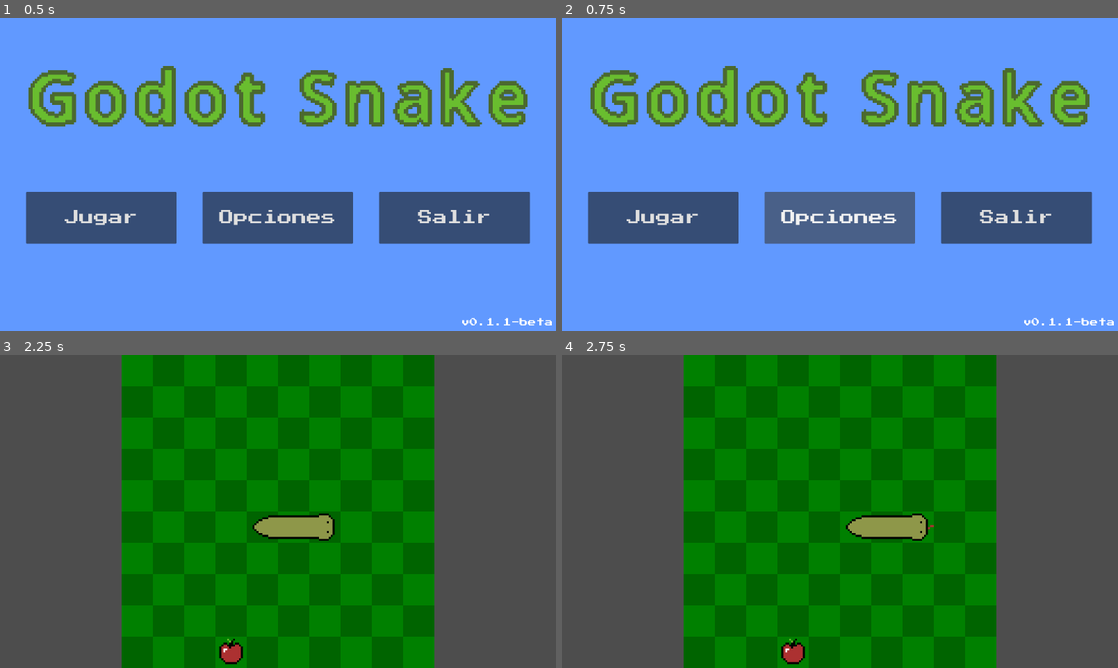
Above: before the commit, frames 1-4 (two rows, left to right).
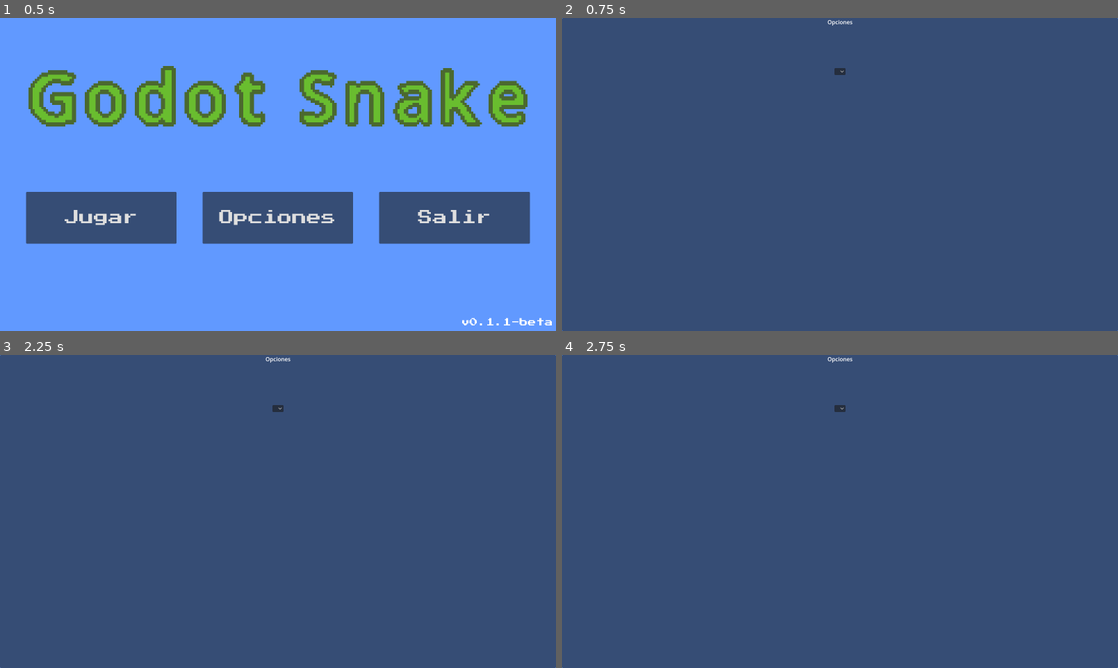
Above: after the commit, the same moments.

Repository: iTzFireFoxX/Godot-Snake
Game: Godot game, scene res://scenes/Main.tscn
Two runs of this game, one before a commit and one after it. Both use one fixed random seed, a clock stepped at 60 frames per second and the inputs below.
Inputs (mouse positions are in pixels of both pictures, inside the frame that each line leads up to):
- Up to frame 1 (0.5 s): no input
- Up to frame 2 (0.75 s): click "Opciones" at 0.5 s
- Up to frame 3 (2.25 s): click (278, 408) at 1.27 s; click (100, 555) at 2 s, where only the run before the commit has a clickable "Jugar"
- Up to frame 4 (2.75 s): no input

Frame 1 is identical in both runs. In frame 2, 88% of the frame differs, in the area x 0-100%, y 0-100%; in frame 3, 100%; in frame 4, 100%.

Commit message:
Reorganizacion nodo MainMenu

Diff:
--- a/scenes/MainMenu.tscn
+++ b/scenes/MainMenu.tscn
@@ -23,7 +23,7 @@
 color = Color(0.38039216, 0.6, 1, 1)
 metadata/_edit_use_anchors_ = true
 
-[node name="MenuContainer" type="AspectRatioContainer" parent="." unique_id=1076020760]
+[node name="MainMenuARContainer" type="AspectRatioContainer" parent="." unique_id=1076020760]
 layout_mode = 1
 anchors_preset = 15
 anchor_right = 1.0
@@ -33,10 +33,10 @@
 ratio = 1.7778
 metadata/_edit_use_anchors_ = true
 
-[node name="Menu" type="Control" parent="MenuContainer" unique_id=1568594531]
+[node name="MainMenuControl" type="Control" parent="MainMenuARContainer" unique_id=1568594531]
 layout_mode = 2
 
-[node name="Title" type="TextureRect" parent="MenuContainer/Menu" unique_id=680521637]
+[node name="Title" type="TextureRect" parent="MainMenuARContainer/MainMenuControl" unique_id=680521637]
 layout_mode = 1
 anchors_preset = -1
 anchor_top = 0.1388889
@@ -50,7 +50,7 @@
 stretch_mode = 5
 metadata/_edit_use_anchors_ = true
 
-[node name="MainButtons" type="HBoxContainer" parent="MenuContainer/Menu" unique_id=1343264716]
+[node name="MainButtons" type="HBoxContainer" parent="MainMenuARContainer/MainMenuControl" unique_id=1343264716]
 layout_mode = 1
 anchors_preset = -1
 anchor_left = 0.046875
@@ -65,55 +65,41 @@
 alignment = 1
 metadata/_edit_use_anchors_ = true
 
-[node name="Play" type="Button" parent="MenuContainer/Menu/MainButtons" unique_id=761524888]
+[node name="Play" type="Button" parent="MainMenuARContainer/MainMenuControl/MainButtons" unique_id=761524888]
 layout_mode = 2
 size_flags_horizontal = 3
 theme_override_fonts/font = ExtResource("3_2wh52")
 theme_override_font_sizes/font_size = 42
 text = "Jugar"
 
-[node name="Options" type="Button" parent="MenuContainer/Menu/MainButtons" unique_id=647385535]
+[node name="Options" type="Button" parent="MainMenuARContainer/MainMenuControl/MainButtons" unique_id=647385535]
 layout_mode = 2
 size_flags_horizontal = 3
 theme_override_fonts/font = ExtResource("3_2wh52")
 theme_override_font_sizes/font_size = 42
 text = "Opciones"
 
-[node name="Exit" type="Button" parent="MenuContainer/Menu/MainButtons" unique_id=1631482364]
+[node name="Exit" type="Button" parent="MainMenuARContainer/MainMenuControl/MainButtons" unique_id=1631482364]
 layout_mode = 2
 size_flags_horizontal = 3
 theme_override_fonts/font = ExtResource("3_2wh52")
 theme_override_font_sizes/font_size = 42
 text = "Salir"
 
-[node name="PlayMenu" type="Control" parent="MenuContainer/Menu" unique_id=1387161427]
+[node name="PlayMenuControl" type="Control" parent="MainMenuARContainer" unique_id=1387161427]
 visible = false
-anchors_preset = 0
-offset_top = -0.0056152344
-offset_right = 40.0
-offset_bottom = 39.994385
+layout_mode = 2
 
-[node name="PlayButtons" type="VBoxContainer" parent="MenuContainer/Menu/PlayMenu" unique_id=899837347]
+[node name="PlayButtons" type="VBoxContainer" parent="MainMenuARContainer/PlayMenuControl" unique_id=899837347]
 layout_mode = 0
 offset_right = 40.0
 offset_bottom = 40.0
 
-[node name="OptionsMenu" type="Control" parent="MenuContainer/Menu" unique_id=355930823]
+[node name="OptionsMenuControl" type="Control" parent="MainMenuARContainer" unique_id=355930823]
 visible = false
-layout_mode = 1
-anchors_preset = 8
-anchor_left = 0.5
-anchor_top = 0.5
-anchor_right = 0.5
-anchor_bottom = 0.5
-offset_left = -537.0
-offset_top = -401.0
-offset_right = 537.0
-offset_bottom = 401.0
-grow_horizontal = 2
-grow_vertical = 2
+layout_mode = 2
 
-[node name="Panel" type="Panel" parent="MenuContainer/Menu/OptionsMenu" unique_id=792112076]
+[node name="Panel" type="Panel" parent="MainMenuARContainer/OptionsMenuControl" unique_id=792112076]
 layout_mode = 1
 anchors_preset = 15
 anchor_right = 1.0
@@ -121,7 +107,7 @@
 grow_horizontal = 2
 grow_vertical = 2
 
-[node name="OptionsTitle" type="Label" parent="MenuContainer/Menu/OptionsMenu" unique_id=326576950]
+[node name="OptionsTitle" type="Label" parent="MainMenuARContainer/OptionsMenuControl" unique_id=326576950]
 layout_mode = 1
 anchors_preset = 5
 anchor_left = 0.5
@@ -133,7 +119,7 @@
 text = "Opciones"
 horizontal_alignment = 1
 
-[node name="OptionsButtons" type="VBoxContainer" parent="MenuContainer/Menu/OptionsMenu" unique_id=896569899]
+[node name="OptionsButtons" type="VBoxContainer" parent="MainMenuARContainer/OptionsMenuControl" unique_id=896569899]
 layout_mode = 1
 anchors_preset = 8
 anchor_left = 0.5
@@ -147,7 +133,7 @@
 grow_horizontal = 2
 grow_vertical = 2
 
-[node name="ResButton" type="OptionButton" parent="MenuContainer/Menu/OptionsMenu/OptionsButtons" unique_id=2038672434]
+[node name="ResButton" type="OptionButton" parent="MainMenuARContainer/OptionsMenuControl/OptionsButtons" unique_id=2038672434]
 layout_mode = 2
 
 [node name="Version" type="Label" parent="." unique_id=1176643071]
@@ -165,6 +151,6 @@
 vertical_alignment = 1
 metadata/_edit_use_anchors_ = true
 
-[connection signal="pressed" from="MenuContainer/Menu/MainButtons/Play" to="." method="_on_play_pressed"]
-[connection signal="pressed" from="MenuContainer/Menu/MainButtons/Options" to="." method="_on_options_pressed"]
-[connection signal="pressed" from="MenuContainer/Menu/MainButtons/Exit" to="." method="_on_exit_pressed"]
+[connection signal="pressed" from="MainMenuARContainer/MainMenuControl/MainButtons/Play" to="." method="_on_play_pressed"]
+[connection signal="pressed" from="MainMenuARContainer/MainMenuControl/MainButtons/Options" to="." method="_on_options_pressed"]
+[connection signal="pressed" from="MainMenuARContainer/MainMenuControl/MainButtons/Exit" to="." method="_on_exit_pressed"]
--- a/scenes/scripts/main_menu.gd
+++ b/scenes/scripts/main_menu.gd
@@ -1,23 +1,25 @@
 extends Control
 
-@onready var version = $Version
+@onready var version = $Version # Nodo label para mostrar la versión actual
+@onready var main_menu_control = $MainMenuARContainer/MainMenuControl # Main menu
+@onready var play_menu_control = $MainMenuARContainer/PlayMenuControl # Play menu
+@onready var options_menu_control = $MainMenuARContainer/OptionsMenuControl # Options menu
 
 
 func _ready():
-	version.text = "v" + str(ProjectSettings.get("application/config/version"))
+	version.text = "v" + str(ProjectSettings.get("application/config/version")) # Obtener la versión actual del proyecto
 
-func _on_play_pressed() -> void:
+func _on_play_pressed() -> void: # Reworkear menu de jugar
 	self.visible = false
 	get_tree().change_scene_to_file("res://scenes/Game.tscn")
 
-'''
+
 func _on_options_pressed() -> void:
-	title.visible = false
+	main_menu_control.visible = false
 	version.visible = false
 
-	main_buttons.visible = false
-	options_menu.visible = true
-'''
+	options_menu_control.visible = true
 
-func _on_exit_pressed() -> void:
+
+func _on_exit_pressed() -> void: # Salir
 	get_tree().quit()
